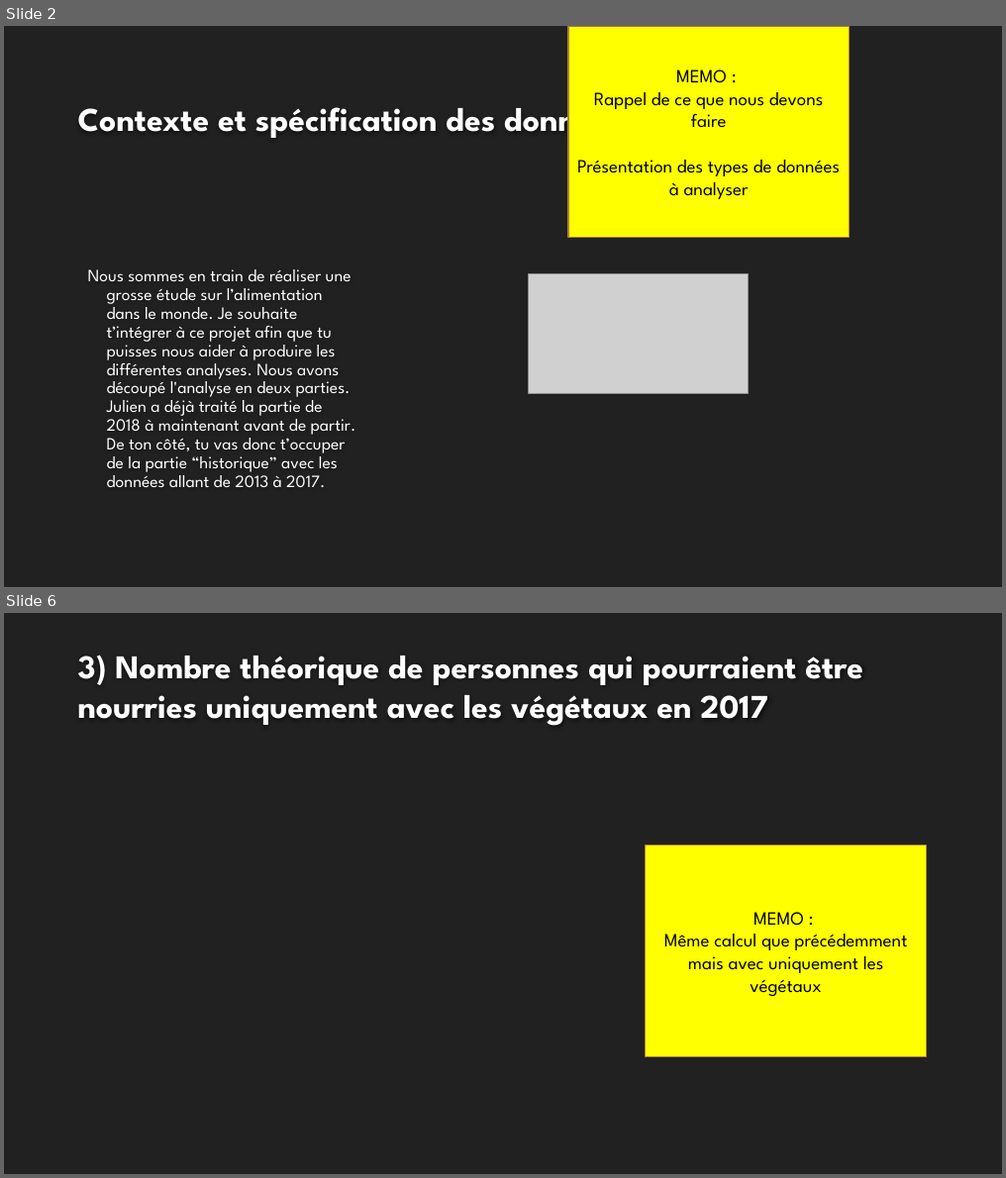
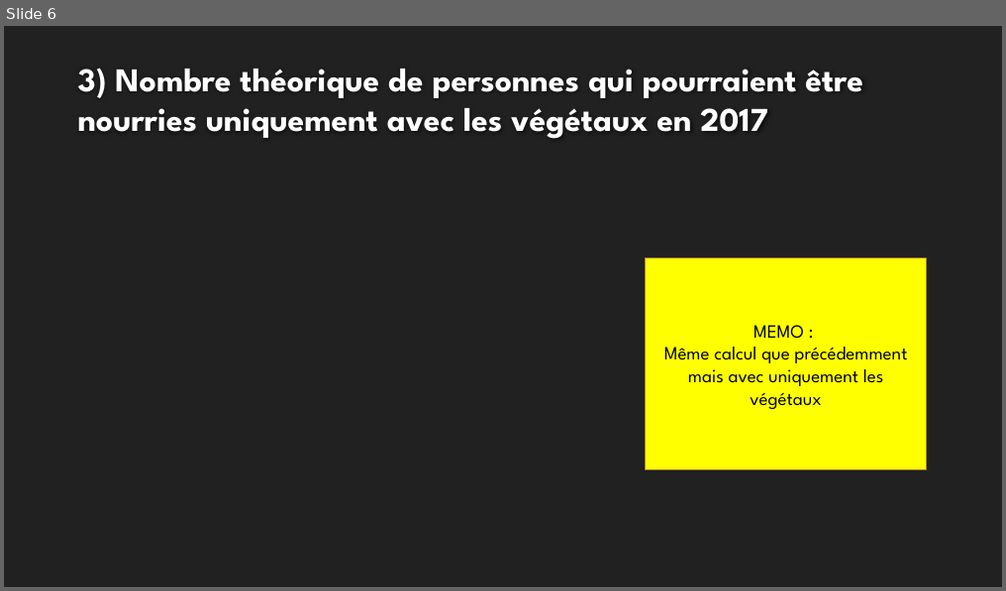
Before and after one commit to ziedbelhocine/Cours-OC, a slide deck: Data_Analyst/Projet_4/Template+de+présentation_Faim_monde-V2.pptx. Shown one above the other, each under a label of ours: slides 2 and 6 before the commit, slide 6 after it; the slides between them are not shown. The pictures are 1006x1178 and 1006x591 pixels, drawn with LibreOffice and Linux fonts; fonts in the diff are those of the drawing; grey boxes stand for pictures; background and template pictures are left out. Boxes give left, top, right and bottom in pixels: in the first picture for what was removed or moved away, otherwise in the second. Text is boxed around its words. In the diff, an @@ line names an element or a change of style, - is before the commit and + after.

Commit message:
MAJ 28/01/26 projet 2 terminé; avancée projet 4 et début projet 5

```diff
--- a/Data_Analyst/Projet_4/Template+de+présentation_Faim_monde-V2.pptx
+++ b/Data_Analyst/Projet_4/Template+de+présentation_Faim_monde-V2.pptx
@@ slide 2 removed at (x1=4, y1=26, x2=1002, y2=587), background #212121 @@
@@ rectangle removed at (x1=568, y1=26, x2=849, y2=237) @@
-MEMO :
-Rappel de ce que nous devons faire
-Présentation des types de données à analyser
@@ title removed at (x1=78, y1=98, x2=624, y2=142) @@
-Contexte et spécification des données
@@ text removed at (x1=88, y1=270, x2=356, y2=487) @@
-Nous sommes en train de réaliser une grosse étude sur l’alimentation dans le monde. Je souhaite t’intégrer à ce projet afin que tu puisses nous aider à produire les différentes analyses. Nous avons découpé l'analyse en deux parties. Julien a déjà traité la partie de 2018 à maintenant avant de partir. De ton côté, tu vas donc t’occuper de la partie “historique” avec les données allant de 2013 à 2017.
@@ picture removed at (x1=528, y1=274, x2=748, y2=393) @@
```
Also in this commit, not shown: 6 slides changed, 2 slides added, 1 other slide removed, 13 other files.
